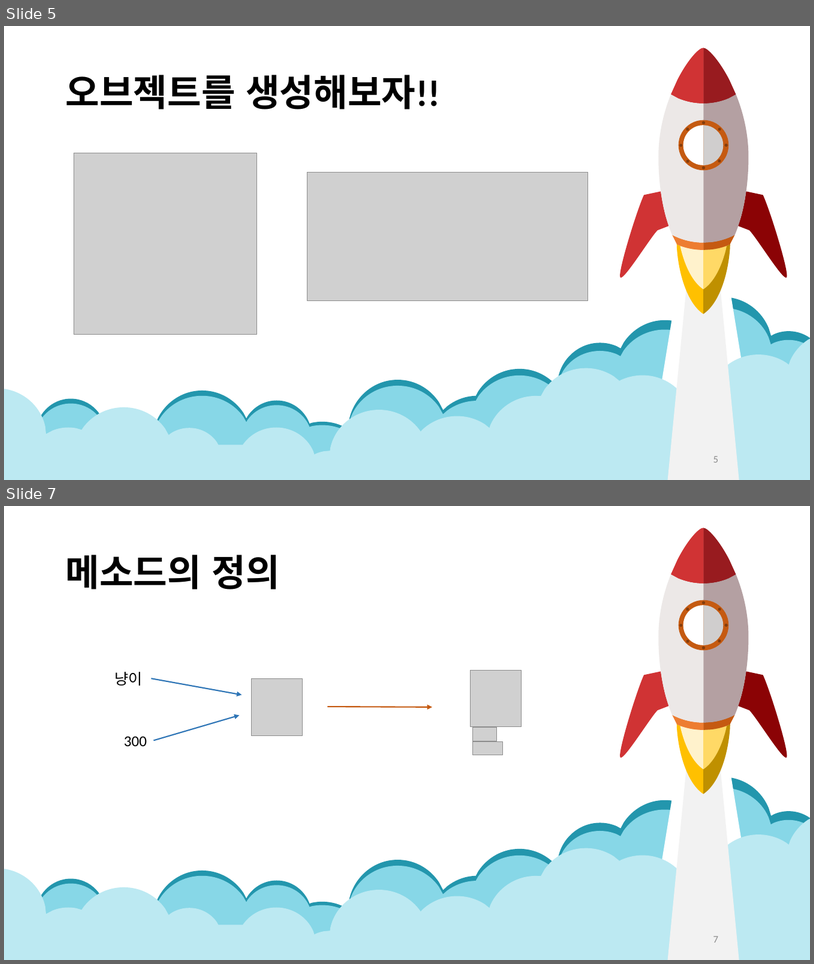
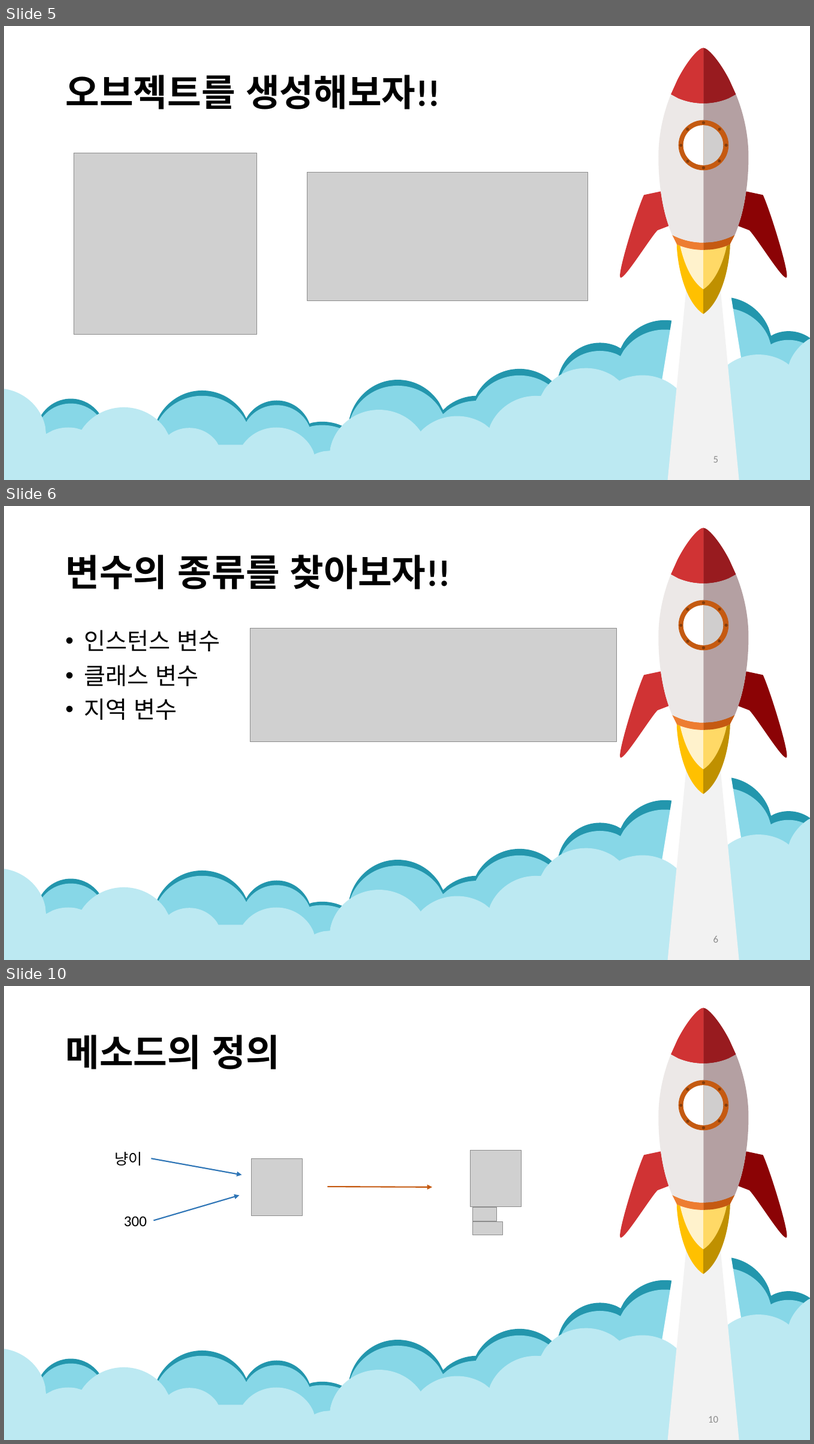
Before and after one commit to Ahji89/JavaStudy, a slide deck: java/ppt/1회차 - 객체와 클래스.pptx. Shown one above the other, each under a label of ours: slides 5 and 7 before the commit, slides 5, 6 and 10 after it; the slides between them are not shown. The pictures are 814x964 and 814x1444 pixels, drawn with LibreOffice and Linux fonts; fonts in the diff are those of the drawing; grey boxes stand for pictures. Boxes give left, top, right and bottom in pixels: in the first picture for what was removed or moved away, otherwise in the second. Text is boxed around its words. In the diff, an @@ line names an element or a change of style, - is before the commit and + after.

```diff
--- a/java/ppt/1회차 - 객체와 클래스.pptx
+++ b/java/ppt/1회차 - 객체와 클래스.pptx
@@ slide 6 added at bbox=[4, 506, 810, 960], background #FFFFFF; not listed: 32 template elements that a slide beside it also shows @@
@@ title added at bbox=[65, 555, 450, 589], 44 pt, text #000000, bold @@
+변수의 종류를 찾아보자!!
@@ text added at bbox=[84, 630, 221, 651], 28 pt, text #000000 @@
+• 인스턴스 변수
@@ picture added at bbox=[250, 628, 617, 741] @@
@@ text added at bbox=[84, 664, 199, 686], 28 pt, text #000000 @@
+• 클래스 변수
@@ text added at bbox=[84, 698, 177, 720], 28 pt, text #000000 @@
+• 지역 변수
@@ page number added at bbox=[714, 936, 719, 942], 12 pt, text #8C8C8C @@
+6
@@ what was slide 7 is now slide 10 @@
@@ page number at bbox=[708, 1416, 719, 1422]: text changed @@
-7
+10
```
Also in this commit, not shown: 8 slides changed, 2 other slides added, 4 other files.
